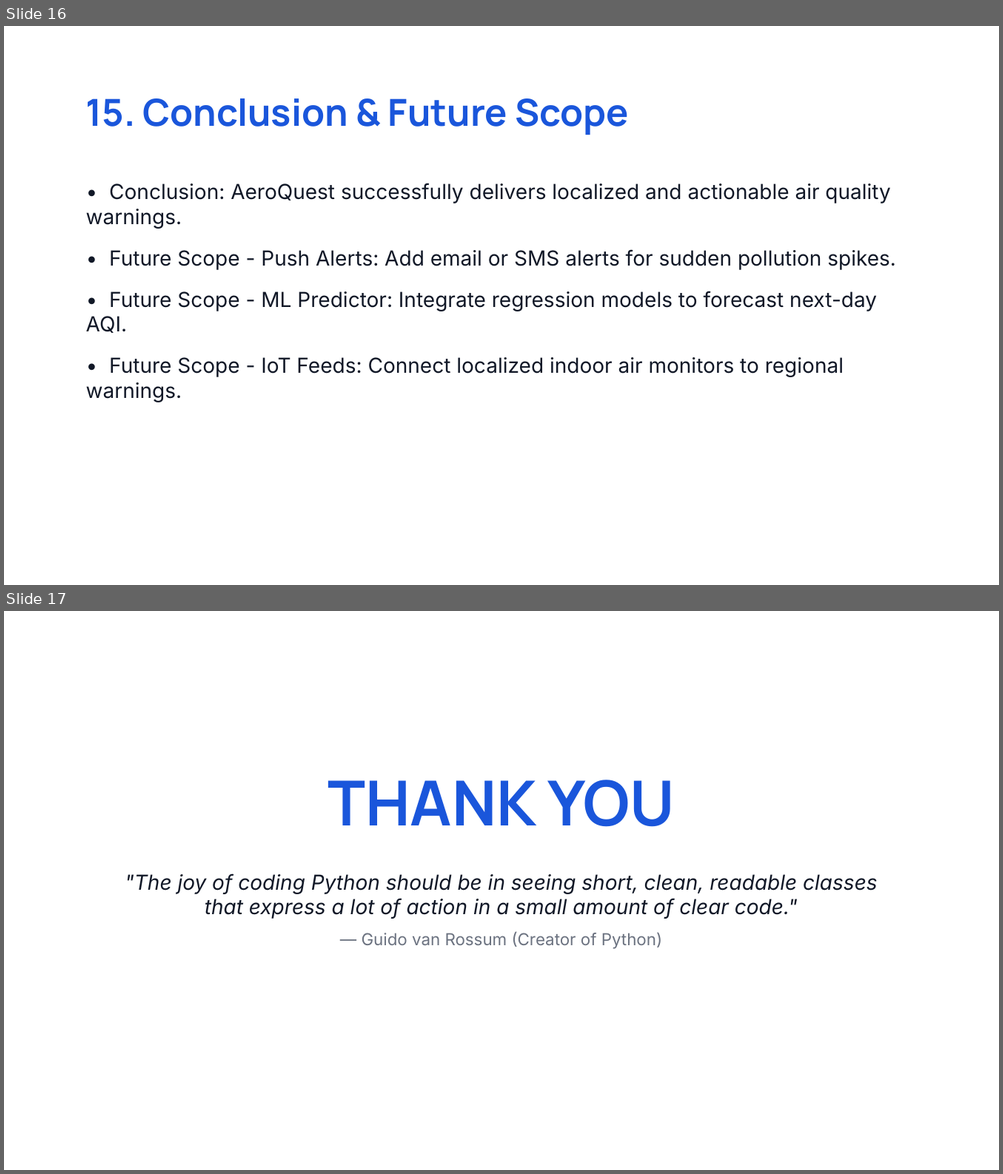
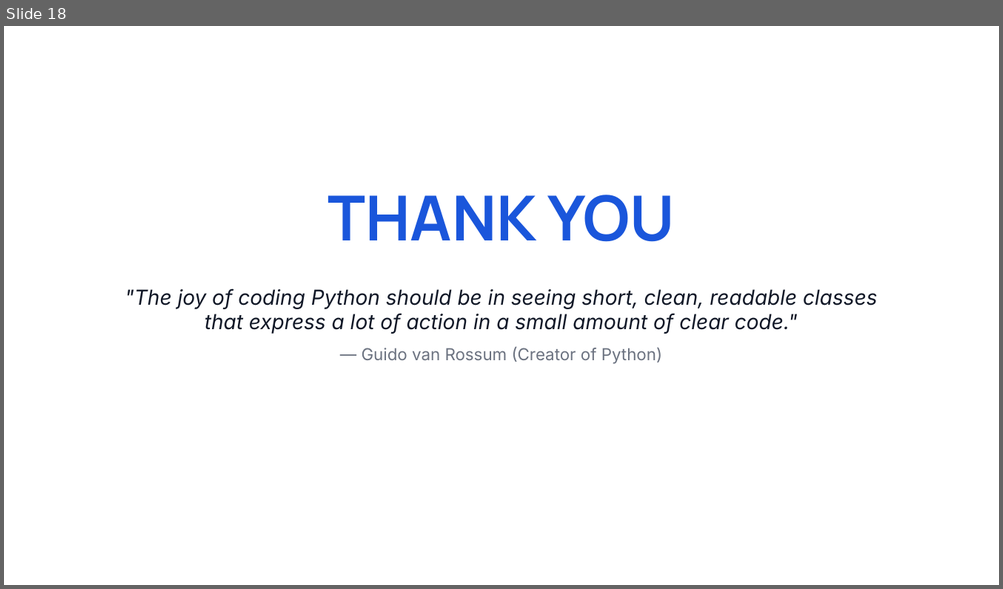
Before and after one commit to Shivaraj519/AeroQuest, a slide deck: AeroQuest_Presentation_Final.pptx. Shown one above the other, each under a label of ours: slides 16 and 17 before the commit, slide 18 after it. The pictures are 1003x1174 and 1003x589 pixels, drawn with LibreOffice and Linux fonts; fonts in the diff are those of the drawing. Boxes give left, top, right and bottom in pixels: in the first picture for what was removed or moved away, otherwise in the second. Text is boxed around its words. In the diff, an @@ line names an element or a change of style, - is before the commit and + after.

Commit message:
Configure AeroQuest PowerPoint presentation to match the layout of Medicine Reminder System

```diff
--- a/AeroQuest_Presentation_Final.pptx
+++ b/AeroQuest_Presentation_Final.pptx
@@ slide 16 removed at [4,26,999,585], background #FFFFFF @@
@@ text removed at [86,99,629,135] @@
-15. Conclusion & Future Scope
@@ text removed at [86,183,896,403] @@
-• Conclusion: AeroQuest successfully delivers localized and actionable air quality warnings.
-• Future Scope - Push Alerts: Add email or SMS alerts for sudden pollution spikes.
-• Future Scope - ML Predictor: Integrate regression models to forecast next-day AQI.
-• Future Scope - IoT Feeds: Connect localized indoor air monitors to regional warnings.
@@ what was slide 17 is now slide 18 @@
```
Also in this commit, not shown: 5 slides changed, 12 slides added, 10 other slides removed, 1 other file.
